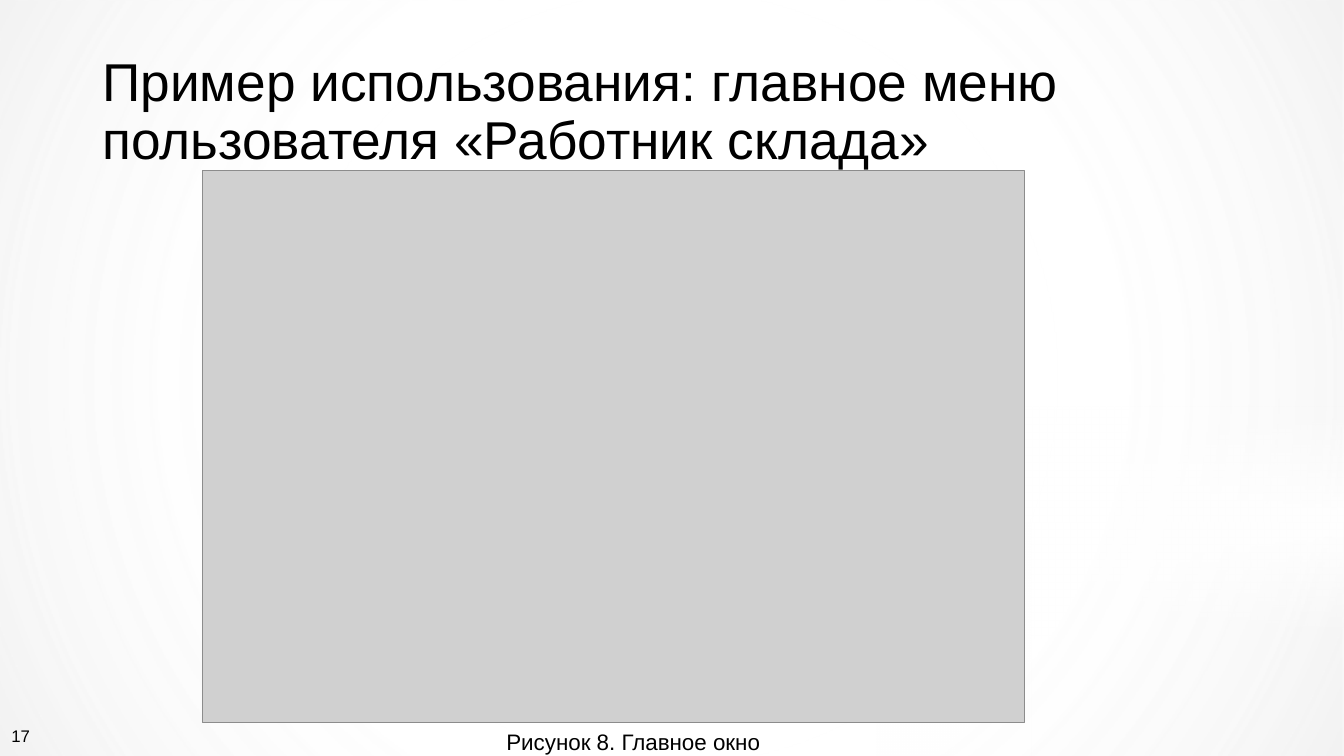
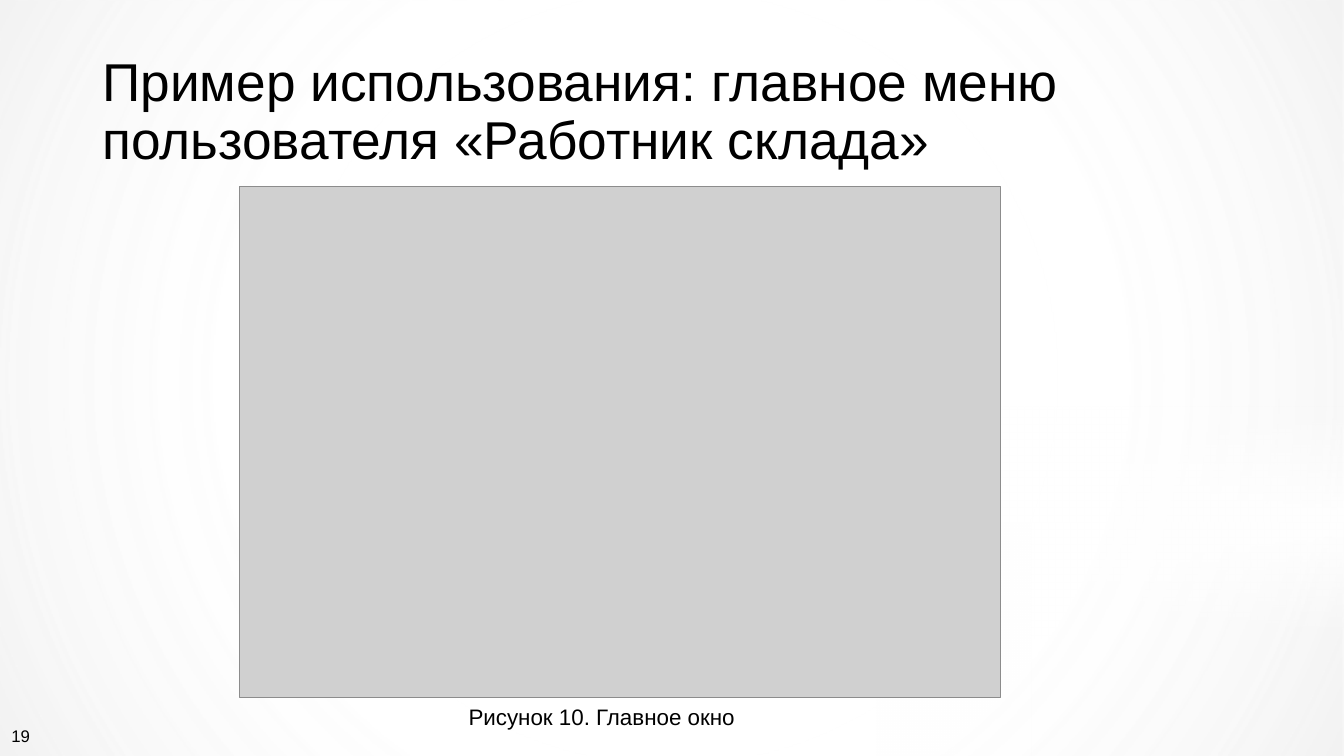
Before and after one commit to kirasmir2/VKR, a slide deck: slide 19 of Презентация ВКР.pptx (slide 17 before the commit). Drawn at 1344x756 pixels with LibreOffice and Linux fonts; fonts in the diff are those of the drawing; grey boxes stand for pictures; background and template pictures are left out. Boxes give left, top, right and bottom in pixels: in the first picture for what was removed or moved away, otherwise in the second. Text is boxed around its words. In the diff, an @@ line names an element or a change of style, - is before the commit and + after.

```diff
--- a/Презентация ВКР.pptx
+++ b/Презентация ВКР.pptx
@@ picture: place and size @@
-picture at [203,171,1024,724]
+picture at [240,187,1001,698]
@@ text at [469,709,735,730]: text changed @@
-Рисунок 8. Главное окно
+Рисунок 10. Главное окно
@@ page number at [11,730,30,742]: text changed @@
-17
+19
```
Also in this commit, not shown: 8 other slides changed, 2 slides added, 48 other files.
